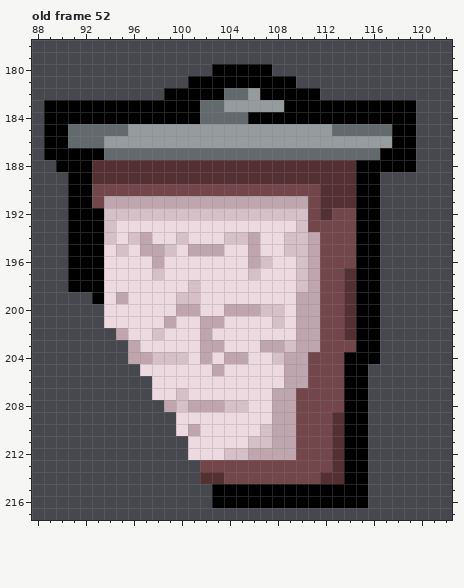
Pixel-art file -- sprites/portrait_items_reordered.ase. Above is the file before it was changed.
450x350 pixels, 61 frames. Colours within 5 levels of each other are drawn and written as one. Shown: old frame 52: x 88..122, y 178..217. The commit also changed other frames, which this record leaves out.
Now the later version:
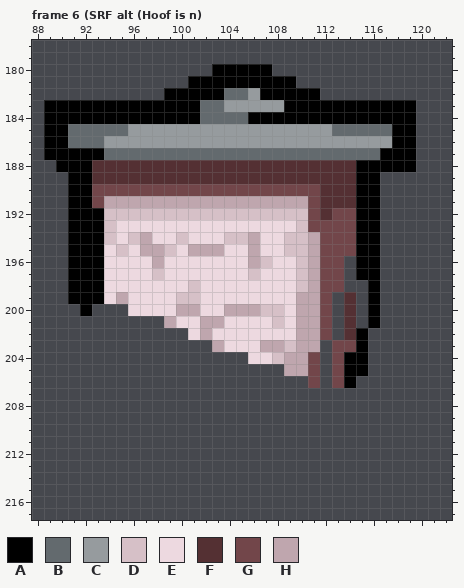
Palette (. is transparent): A #000000  B #636a6e  C #969b9e  D #d6c0c7  E #edd9e0  F #543033  G #72464a  H #bfa6ae
A new or re-ordered frame is compared with the old frame closest to it.
Commit: Fix SRF + Ukelele portrait
What changed:
frames re-ordered
Frame 6 (SRF alt (Hoof is n) against old frame 52, layer "Layer 1":
y 196: x 114 G -> .
y 197: x 114 F -> .
y 198: x 114..115 FA -> ..
y 199: x 91..92 .. -> AA; x 113 G -> .; x 115 A -> .
y 200: x 92 . -> A; x 94..95 EE -> ..; x 113 G -> .; x 115 A -> .
y 201: x 94..98 EEEEE -> .....; x 113 G -> .; x 115 A -> .
y 202: x 95..100 HEEDEE -> ......; x 113 G -> .; x 116 A -> .
y 203: x 96..102 HEEEEEH -> .......; x 112 G -> .; x 116 A -> .
y 204: x 96..105 HHDDDEHEHH -> ..........; x 112 G -> .; x 116 A -> .
y 205: x 97..108 EEEEEEHEEEEE -> ............; x 112 G -> .
y 206: x 98..110 EEEEEEEEEEEHH -> .............; x 112 G -> .; x 115 A -> .
y 207: x 98..115 EEDEEEEEEEHHGGGGAA -> ..................
y 208: x 99..115 HDHHHDDEEHHGGGGAA -> .................
y 209: x 100..115 EEEEEEEEHHGGGFAA -> ................
y 210: x 100..115 EHEEEEEDHHGGGFAA -> ................
y 211: x 101..115 EEEEEDDHHGGGFAA -> ...............
y 212: x 101..115 EEEDDHHHHGGGFAA -> ...............
y 213: x 102..115 GGGGGGGGGGGFAA -> ..............
y 214: x 102..115 FFGGGGGGGGFFAA -> ..............
y 215..216: x 103..115 AAAAAAAAAAAAA -> .............
Pixel boxes of the changes (left, top, right, bottom) in both pictures:
changed: (68, 256, 380, 508)
